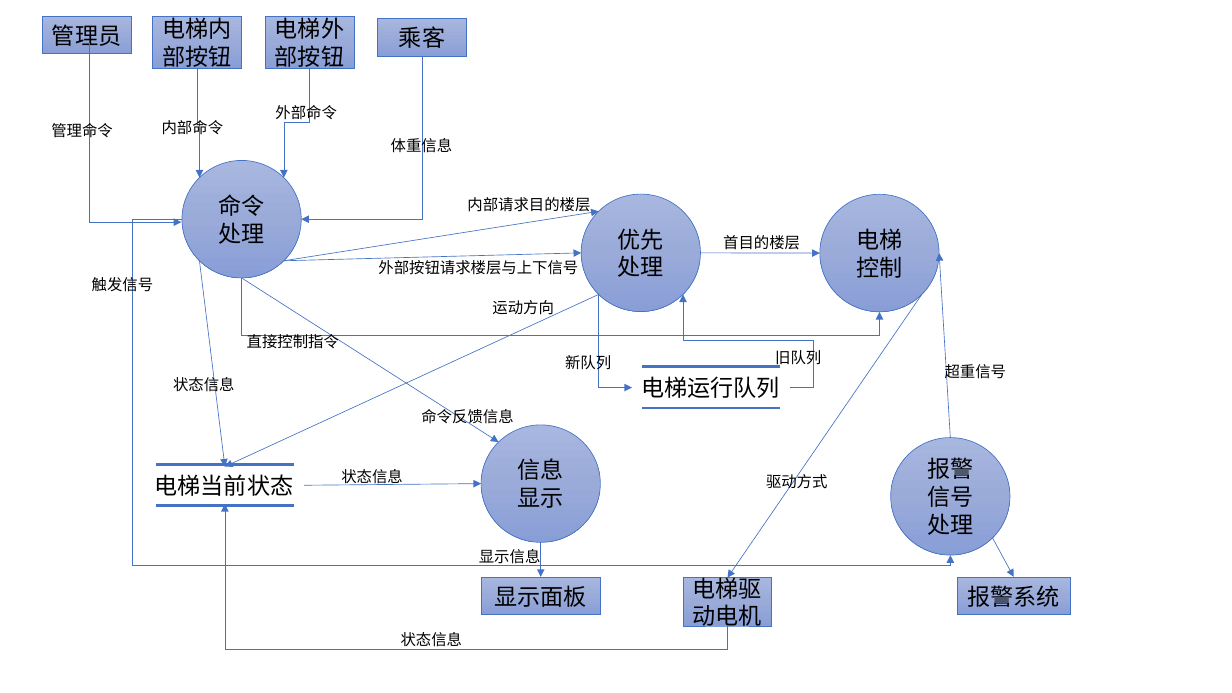
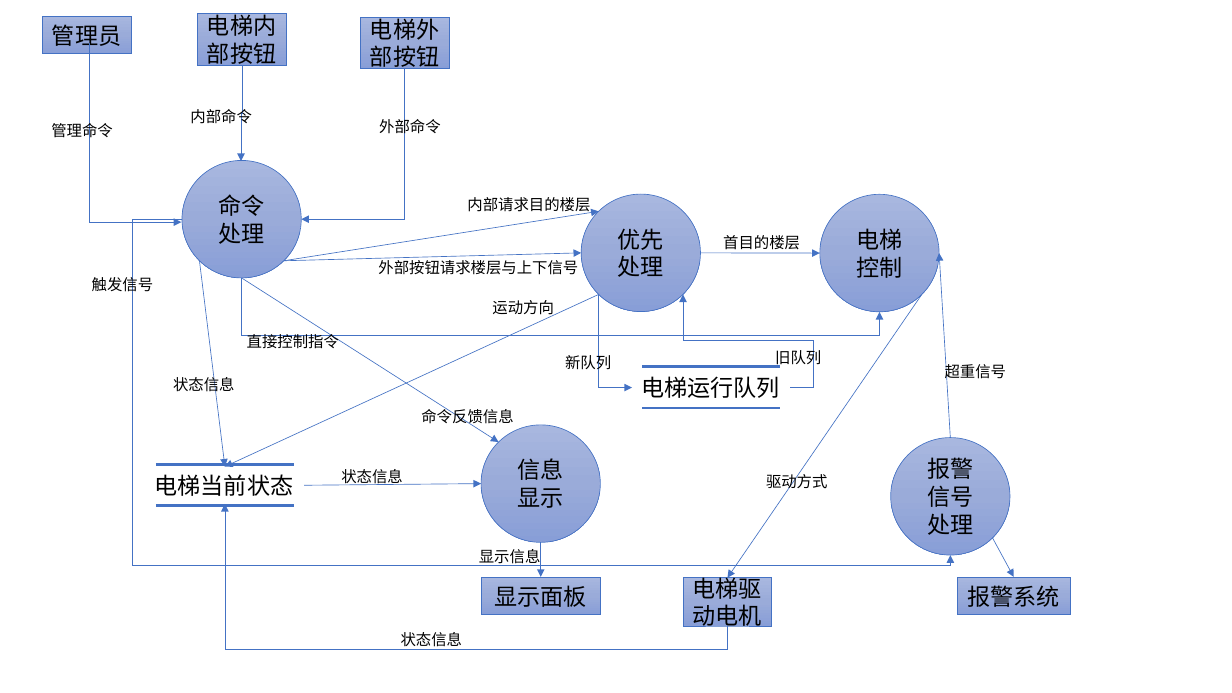
Before and after one commit to wygbuaa/Team1, a slide deck: slide 3 of 需求文档图.pptx. Drawn at 1232x693 pixels with LibreOffice and Linux fonts; fonts in the diff are those of the drawing. Boxes give left, top, right and bottom in pixels: in the first picture for what was removed or moved away, otherwise in the second. Text is boxed around its words. In the diff, an @@ line names an element or a change of style, - is before the commit and + after.

```diff
--- a/需求文档图.pptx
+++ b/需求文档图.pptx
@@ rectangle "电梯内部按钮": place and size @@
-rectangle "电梯内部按钮" at bbox=[152, 16, 241, 67]
+rectangle "电梯内部按钮" at bbox=[197, 14, 286, 66]
@@ rectangle "电梯外部按钮": place and size @@
-rectangle "电梯外部按钮" at bbox=[265, 16, 354, 67]
+rectangle "电梯外部按钮" at bbox=[360, 17, 449, 68]
@@ rectangle removed at bbox=[378, 18, 467, 56] @@
-乘客
@@ elbow arrow removed from (422, 56) to (301, 219) @@
@@ elbow arrow moved from (197, 68) - (200, 177) to (242, 66) - (241, 161) @@
@@ elbow arrow moved from (310, 68) - (284, 177) to (405, 69) - (301, 219) @@
@@ text "内部命令": place and size @@
-text "内部命令" at bbox=[162, 118, 224, 138]
+text "内部命令" at bbox=[190, 106, 252, 126]
@@ text "外部命令": place and size @@
-text "外部命令" at bbox=[275, 103, 337, 123]
+text "外部命令" at bbox=[379, 116, 441, 136]
@@ text removed at bbox=[391, 136, 453, 156] @@
-体重信息
```
Also in this commit, not shown: 2 other slides changed, 1 other file.
